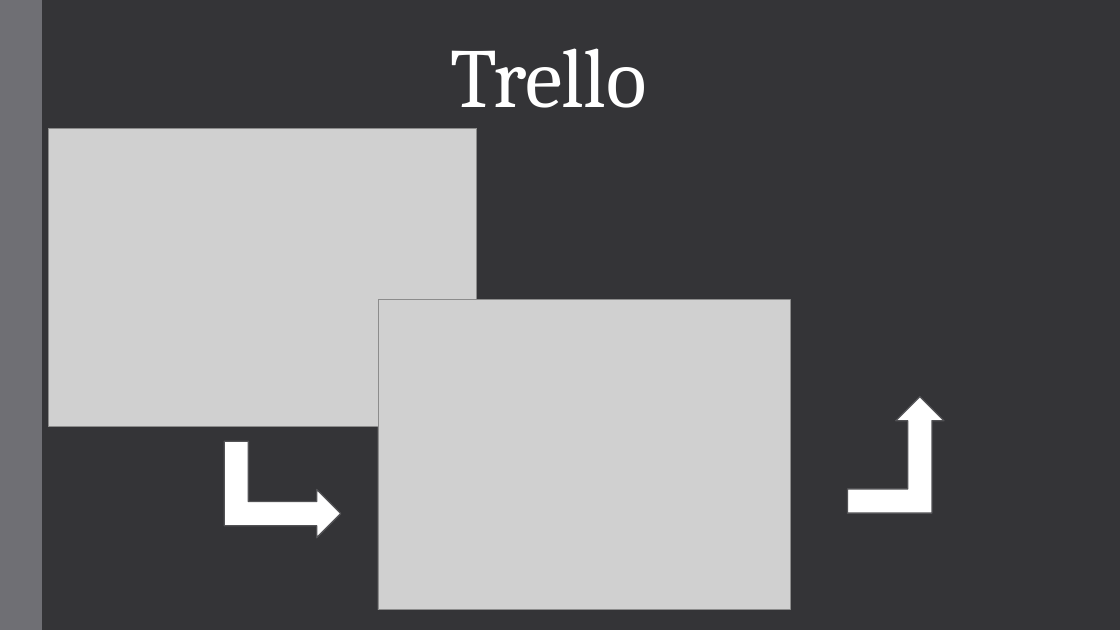
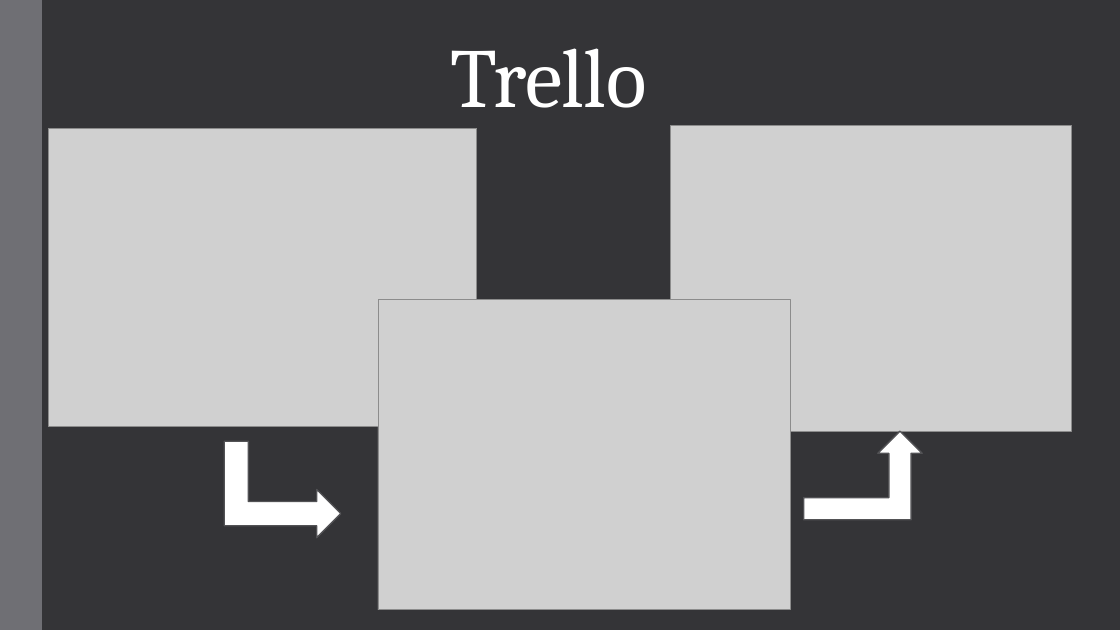
Before and after one commit to DerFish/ProjectSimpleStudies, a slide deck: slide 9 of SimpleStudies/Project SimpleStudies.pptx. Drawn at 1120x630 pixels with LibreOffice and Linux fonts; fonts in the diff are those of the drawing; grey boxes stand for pictures. Boxes give left, top, right and bottom in pixels: in the first picture for what was removed or moved away, otherwise in the second. Text is boxed around its words. In the diff, an @@ line names an element or a change of style, - is before the commit and + after.

```diff
--- a/SimpleStudies/Project SimpleStudies.pptx
+++ b/SimpleStudies/Project SimpleStudies.pptx
@@ picture added at (x1=670, y1=125, x2=1071, y2=431) @@
@@ bent up arrow resized from (x1=848, y1=397, x2=944, y2=513) to (x1=804, y1=431, x2=923, y2=520) @@
```
Also in this commit, not shown: 4 other slides changed, 10 slides added, 15 slides removed.
